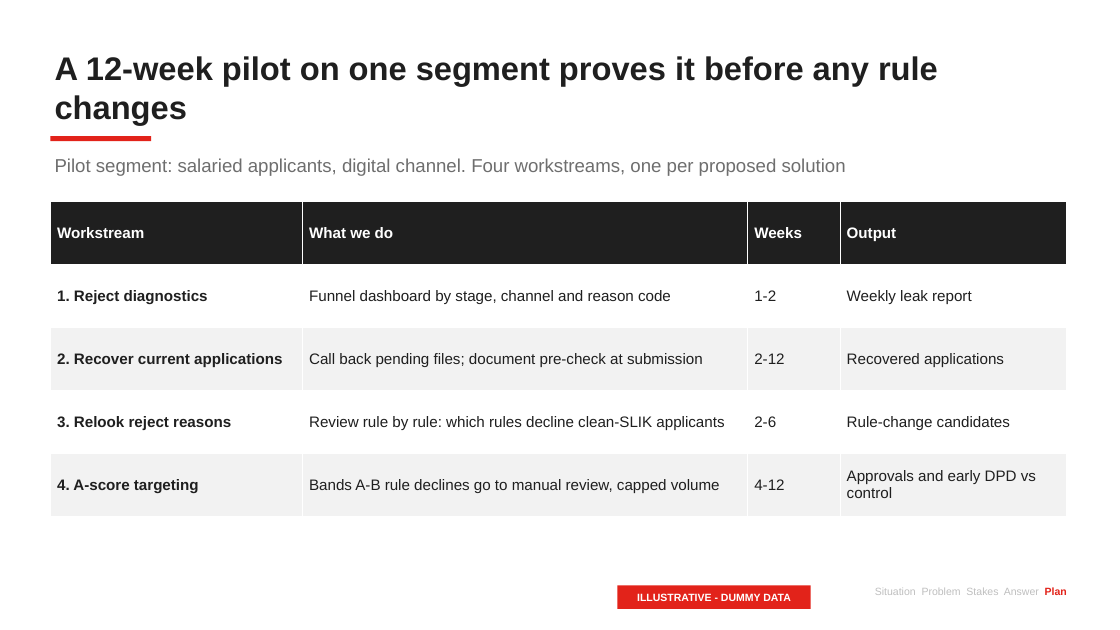
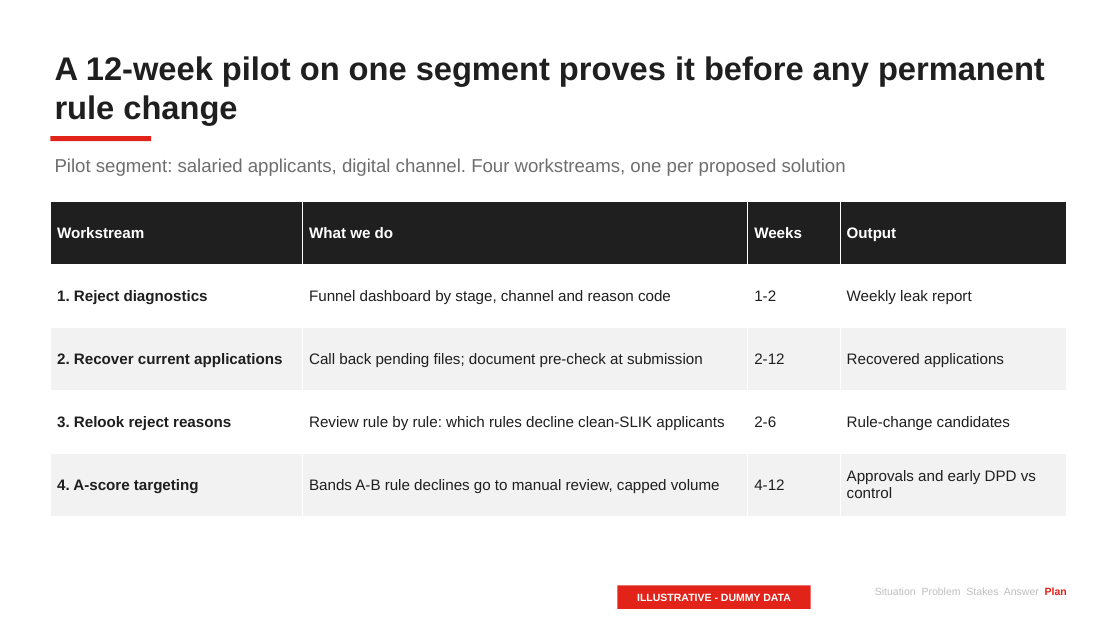
Before and after one commit to Mamel-lop/pstack-loki, a slide deck: slide 13 of decks/ocbc-unsecured-pl/deck.pptx. Drawn at 1120x630 pixels with LibreOffice and Linux fonts; fonts in the diff are those of the drawing. Boxes give left, top, right and bottom in pixels: in the first picture for what was removed or moved away, otherwise in the second. Text is boxed around its words. In the diff, an @@ line names an element or a change of style, - is before the commit and + after.

```diff
--- a/decks/ocbc-unsecured-pl/deck.pptx
+++ b/decks/ocbc-unsecured-pl/deck.pptx
@@ text at (55,56,1045,125): text changed @@
-A 12-week pilot on one segment proves it before any rule changes
+A 12-week pilot on one segment proves it before any permanent rule change
```
Also in this commit, not shown: 3 other slides changed, 12 other files.
